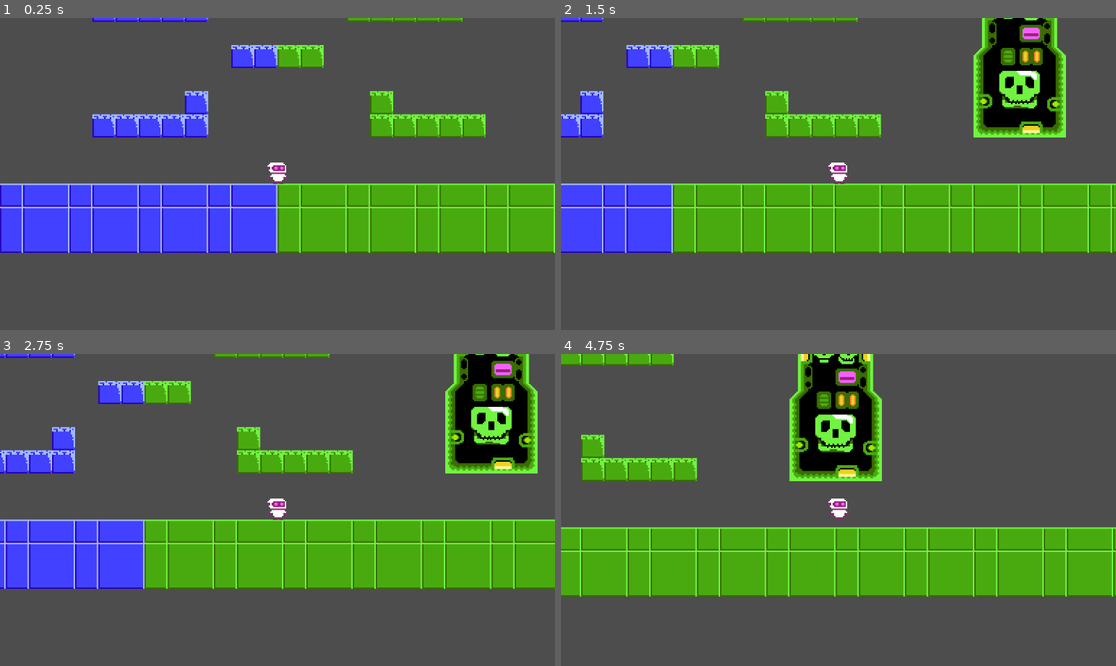
Above: before the commit, frames 1-4 (two rows, left to right).
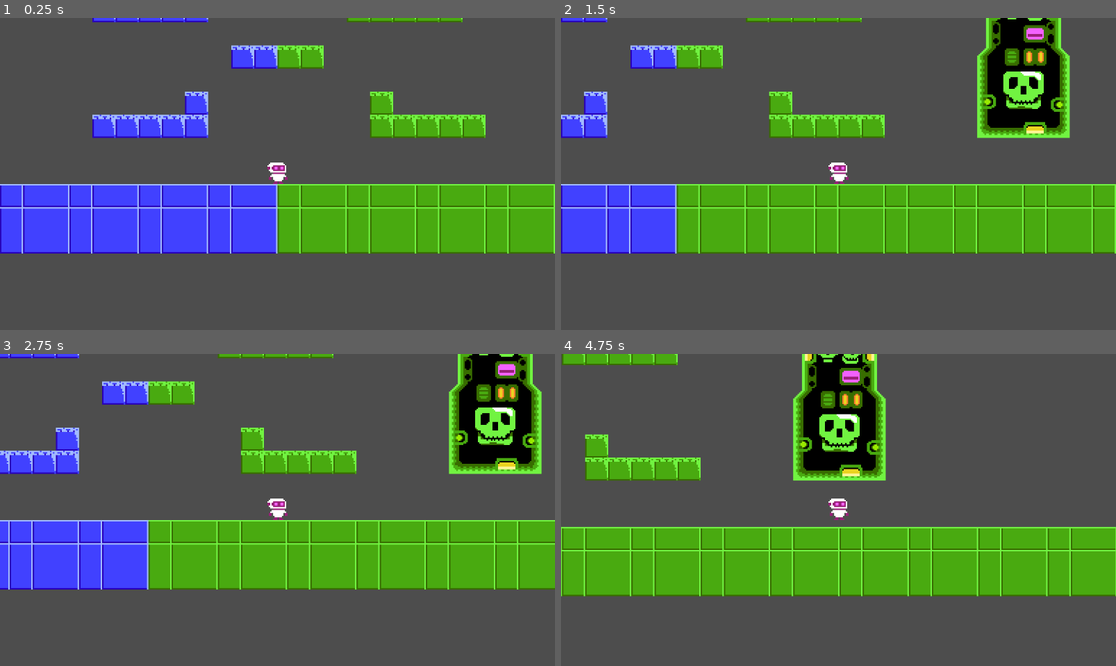
Above: after the commit, the same moments.

Repository: cheskya/ISCS3014-Project2
Game: Godot game, scene res://scenes/game.tscn
Two runs of this game, one before a commit and one after it. Both use one fixed random seed, a clock stepped at 60 frames per second and the inputs below.
Inputs:
- Up to frame 1 (0.25 s): no input
- Up to frame 2 (1.5 s): tap Enter (ui_accept) at 0.5, 0.77 s; hold Right (ui_right) from 0.53 s (still down)
- Up to frame 3 (2.75 s): tap Enter (ui_accept) at 1.52 s; release Right (ui_right) at 2.03 s; hold Left (ui_left) from 2.03 s (still down)
- Up to frame 4 (4.75 s): release Left (ui_left) at 2.78 s; hold Right (ui_right) 2.78-4.28 s; tap Enter (ui_accept) at 3.02, 3.77, 4.52 s; hold Left (ui_left) from 4.28 s (still down)

The runs differ from the first frame. In frame 1, 2.7% of the frame differs, in the area x 0-100%, y 0-76%; in frame 2, 10%; in frame 3, 11%; in frame 4, 9.5%.

Commit message:
Change player collision from circle to rectangle

Diff:
--- a/scenes/player.tscn
+++ b/scenes/player.tscn
@@ -18,8 +18,8 @@
 "speed": 5.0
 }]
 
-[sub_resource type="CircleShape2D" id="CircleShape2D_cbgkx"]
-radius = 7.01783
+[sub_resource type="RectangleShape2D" id="RectangleShape2D_6hq41"]
+size = Vector2(14, 15)
 
 [node name="Player" type="CharacterBody2D"]
 script = ExtResource("1_ovy04")
@@ -33,4 +33,4 @@
 
 [node name="CollisionShape2D" type="CollisionShape2D" parent="."]
 position = Vector2(0, -7.5)
-shape = SubResource("CircleShape2D_cbgkx")
+shape = SubResource("RectangleShape2D_6hq41")
